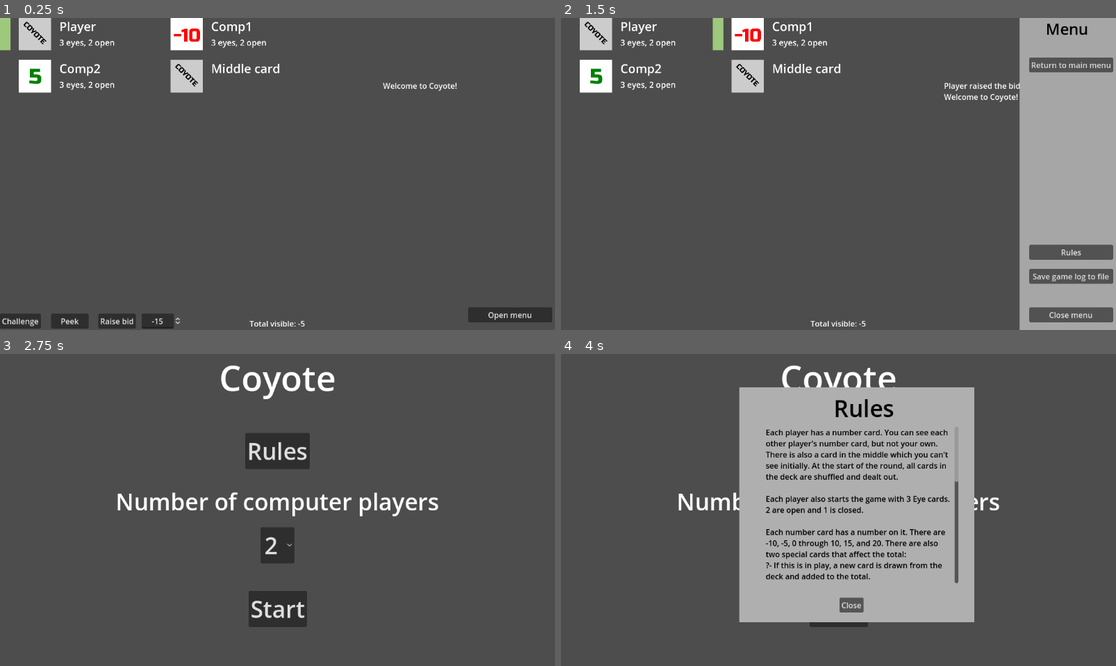
Above: before the commit, frames 1-4 (two rows, left to right).
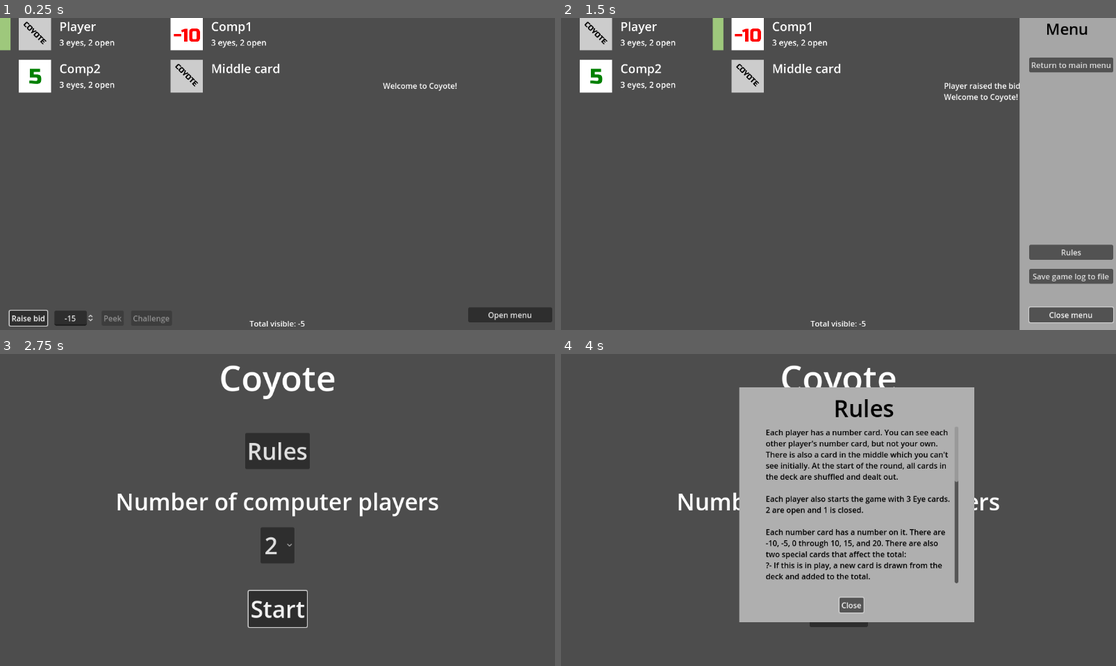
Above: after the commit, the same moments.

Repository: mkblumenau/coyote-godot
Game: Godot game, scene res://gameplay.tscn
The game is run twice, just before and just after one commit, with the same random seed, the same clock (stepped at 60 frames per second) and the same inputs. This scene is started directly instead of the project's main scene.
Inputs:
- Up to frame 1 (0.25 s): no input
- Up to frame 2 (1.5 s): click "Raise bid" at 0.5 s; click "Open menu" at 1.25 s
- Up to frame 3 (2.75 s): click "Return to main menu" at 2 s
- Up to frame 4 (4 s): click "Rules" at 2.75 s; click "Start" at 3.5 s

The runs differ from the first frame. In frame 1, 0.9% of the frame differs, in the area x 0-33%, y 93-100%; in frame 2, less than 0.1%; in frame 3, 0.1%; in frame 4, less than 0.1%.

Commit message:
Added some UI features
UI:
- Added the ability to use the Tab key to move around the UI
- In the UI for taking a turn, buttons for actions not allowed on a turn are now disabled
- For a short time after a challenge, all cards in play are made visible

Other:
- Cleaned up some code and the arrangement of some UI items
- Added the Project Overview document

Diff:
--- a/gameplay.gd
+++ b/gameplay.gd
@@ -27,6 +27,7 @@
 func _ready():
 	randomize()
 	gameLog = $UICanvas/GameLog/VBoxContainer/GameLogText
+	$UICanvas/OpenMenuButton.grab_focus()
 	var newPlayer
 	#print(str($/root/GlobalVariables.playerCount))
 	# Create the right number of players as children.
@@ -125,6 +126,7 @@
 func setUpRound():
 	# Resets everything for a new round.
 	# However, this doesn't automatically start the turn.
+	allCardsVisible = false
 	makeDeck()
 	dealOutCards()
 	resetPeeks()
@@ -166,6 +168,7 @@
 func resetPeeks():
 	# Resets whether players peeked.
 	for player in players():
+		player.canChallengeThisRound = true
 		if player.isAlive():
 			player.canSeeMiddleCard = false
 		else:
@@ -189,7 +192,7 @@
 	if currentPlayer.isHumanPlayer:
 		# show the interface and set the minimum bid to the current + 1
 		#$UICanvas/BidInput.min_value = currentBid + 1
-		$UICanvas/BidInput.value = currentBid + 1
+		$UICanvas/PlayerUI/BidInput.value = currentBid + 1
 		showPlayerUI()
 		pass
 	else:
@@ -279,6 +282,11 @@
 	$ChallengeTimer.start()
 	# The timer is used for the coroutine in startChallenge().
 	# Basically it's there to make sure that the game pauses to wait out the challenge.
+
+	# Setting allCardsVisible to true makes it so that players can see all cards
+	# until the start of the next round.
+	allCardsVisible = true
+
 	var challenger = currentPlayer
 	var bidder = lastLivingPlayer(currentPlayer)
 	var questionSeen = false
@@ -360,23 +368,30 @@
 
 
 func showPlayerUI():
-	$UICanvas/RaiseBidButton.show()
-	$UICanvas/PeekButton.show()
-	$UICanvas/ChallengeButton.show()
-	$UICanvas/BidInput.show()
+	$UICanvas/PlayerUI.show()
+	updatePlayerUIButtonStates()
+	$UICanvas/PlayerUI/RaiseBidButton.grab_focus()
+
+
+func updatePlayerUIButtonStates():
+	$UICanvas/PlayerUI/PeekButton.set_disabled(false)
+	if isFirstTurnOfRound or currentPlayer.eyesOpen <= 0 or currentPlayer.canSeeMiddleCard:
+		$UICanvas/PlayerUI/PeekButton.set_disabled(true)
+
+	$UICanvas/PlayerUI/ChallengeButton.set_disabled(false)
+	if isFirstTurnOfRound or currentPlayer.canChallengeThisRound == false:
+		$UICanvas/PlayerUI/ChallengeButton.set_disabled(true)
 
 
 func hidePlayerUI():
-	$UICanvas/RaiseBidButton.hide()
-	$UICanvas/PeekButton.hide()
-	$UICanvas/ChallengeButton.hide()
-	$UICanvas/BidInput.hide()
+	$UICanvas/PlayerUI.hide()
+	$UICanvas/OpenMenuButton.grab_focus()
 
 
 func _on_raise_bid_button_pressed():
 	hidePlayerUI()
-	if $UICanvas/BidInput.value > currentBid:
-		raiseBid($UICanvas/BidInput.value)
+	if $UICanvas/PlayerUI/BidInput.value > currentBid:
+		raiseBid($UICanvas/PlayerUI/BidInput.value)
 	else:
 		raiseBid(currentBid + 1)
 
@@ -393,6 +408,7 @@
 		if currentPlayer.eyesOpen > 0:
 			if currentPlayer.canChallengeThisRound:
 				currentPlayer.peek()
+	updatePlayerUIButtonStates()
 
 
 func _on_return_to_main_button_pressed():
@@ -401,12 +417,18 @@
 
 func _on_open_menu_button_pressed():
 	$Menu.show()
+	$Menu/CloseMenuButton.grab_focus()
 
 
 func _on_close_menu_button_pressed():
 	$Menu.hide()
+	$UICanvas/PlayerUI/RaiseBidButton.grab_focus()
 
 
 func _on_rules_button_pressed():
 	$RulesMenu.show()
 	$Menu.hide()
+
+
+func _on_close_button_pressed():
+	$UICanvas/PlayerUI/RaiseBidButton.grab_focus()
--- a/gameplay.tscn
+++ b/gameplay.tscn
@@ -46,41 +46,6 @@
 fit_content = true
 script = ExtResource("4_qwqk2")
 
-[node name="RaiseBidButton" type="Button" parent="UICanvas"]
-visible = false
-offset_left = 204.0
-offset_top = 614.0
-offset_right = 282.0
-offset_bottom = 645.0
-text = "Raise bid"
-
-[node name="PeekButton" type="Button" parent="UICanvas"]
-visible = false
-offset_left = 106.0
-offset_top = 614.0
-offset_right = 184.0
-offset_bottom = 645.0
-text = "Peek"
-
-[node name="ChallengeButton" type="Button" parent="UICanvas"]
-visible = false
-offset_top = 614.0
-offset_right = 85.0
-offset_bottom = 645.0
-text = "Challenge"
-
-[node name="BidInput" type="SpinBox" parent="UICanvas"]
-visible = false
-offset_left = 294.0
-offset_top = 614.0
-offset_right = 377.063
-offset_bottom = 645.0
-min_value = -15.0
-rounded = true
-alignment = 1
-update_on_text_changed = true
-select_all_on_focus = true
-
 [node name="TotalVisibleToPlayer" type="Label" parent="UICanvas"]
 anchors_preset = 7
 anchor_left = 0.5
@@ -101,7 +66,41 @@
 offset_top = 601.0
 offset_right = 1146.0
 offset_bottom = 632.0
+focus_previous = NodePath("../PlayerUI/ChallengeButton")
 text = "Open menu"
+
+[node name="PlayerUI" type="HBoxContainer" parent="UICanvas"]
+visible = false
+anchors_preset = 2
+anchor_top = 1.0
+anchor_bottom = 1.0
+offset_left = 20.0
+offset_top = -40.0
+offset_right = 357.0
+offset_bottom = -9.0
+grow_vertical = 0
+theme_override_constants/separation = 15
+
+[node name="RaiseBidButton" type="Button" parent="UICanvas/PlayerUI"]
+layout_mode = 2
+text = "Raise bid"
+
+[node name="BidInput" type="SpinBox" parent="UICanvas/PlayerUI"]
+layout_mode = 2
+min_value = -15.0
+rounded = true
+alignment = 1
+update_on_text_changed = true
+select_all_on_focus = true
+
+[node name="PeekButton" type="Button" parent="UICanvas/PlayerUI"]
+layout_mode = 2
+text = "Peek"
+
+[node name="ChallengeButton" type="Button" parent="UICanvas/PlayerUI"]
+layout_mode = 2
+focus_next = NodePath("../../OpenMenuButton")
+text = "Challenge"
 
 [node name="Menu" type="CanvasLayer" parent="."]
 visible = false
@@ -128,37 +127,46 @@
 offset_top = 82.0
 offset_right = 1146.0
 offset_bottom = 113.0
+focus_next = NodePath("../RulesButton")
 text = "Return to main menu"
+
+[node name="RulesButton" type="Button" parent="Menu"]
+offset_left = 972.0
+offset_top = 471.0
+offset_right = 1146.0
+offset_bottom = 502.0
+focus_next = NodePath("../SaveToFileButton")
+focus_previous = NodePath("../ReturnToMainButton")
+text = "Rules"
+
+[node name="SaveToFileButton" type="Button" parent="Menu"]
+offset_left = 972.0
+offset_top = 521.0
+offset_right = 1146.0
+offset_bottom = 552.0
+focus_next = NodePath("../CloseMenuButton")
+focus_previous = NodePath("../RulesButton")
+text = "Save game log to file"
 
 [node name="CloseMenuButton" type="Button" parent="Menu"]
 offset_left = 972.0
 offset_top = 601.0
 offset_right = 1146.0
 offset_bottom = 632.0
+focus_previous = NodePath("../SaveToFileButton")
 text = "Close menu"
-
-[node name="SaveToFileButton" type="Button" parent="Menu"]
-offset_left = 972.0
-offset_top = 521.0
-offset_right = 1146.0
-offset_bottom = 552.0
-text = "Save game log to file"
-
-[node name="RulesButton" type="Button" parent="Menu"]
-offset_left = 972.0
-offset_top = 471.0
-offset_right = 1146.0
-offset_bottom = 502.0
-text = "Rules"
 
 [node name="RulesMenu" parent="." instance=ExtResource("5_0g5hf")]
 visible = false
 
-[connection signal="pressed" from="UICanvas/RaiseBidButton" to="." method="_on_raise_bid_button_pressed"]
-[connection signal="pressed" from="UICanvas/PeekButton" to="." method="_on_peek_button_pressed"]
-[connection signal="pressed" from="UICanvas/ChallengeButton" to="." method="_on_challenge_button_pressed"]
 [connection signal="pressed" from="UICanvas/OpenMenuButton" to="." method="_on_open_menu_button_pressed"]
+[connection signal="pressed" from="UICanvas/PlayerUI/RaiseBidButton" to="." method="_on_raise_bid_button_pressed"]
+[connection signal="pressed" from="UICanvas/PlayerUI/PeekButton" to="." method="_on_peek_button_pressed"]
+[connection signal="pressed" from="UICanvas/PlayerUI/ChallengeButton" to="." method="_on_challenge_button_pressed"]
 [connection signal="pressed" from="Menu/ReturnToMainButton" to="." method="_on_return_to_main_button_pressed"]
+[connection signal="pressed" from="Menu/RulesButton" to="." method="_on_rules_button_pressed"]
+[connection signal="pressed" from="Menu/SaveToFileButton" to="UICanvas/GameLog/VBoxContainer/GameLogText" method="_on_save_to_file_button_pressed"]
 [connection signal="pressed" from="Menu/CloseMenuButton" to="." method="_on_close_menu_button_pressed"]
-[connection signal="pressed" from="Menu/SaveToFileButton" to="UICanvas/GameLog/VBoxContainer/GameLogText" method="_on_save_to_file_button_pressed"]
-[connection signal="pressed" from="Menu/RulesButton" to="." method="_on_rules_button_pressed"]
+[connection signal="pressed" from="RulesMenu/CloseButton" to="." method="_on_close_button_pressed"]
+
+[editable path="RulesMenu"]
--- a/main_menu.gd
+++ b/main_menu.gd
@@ -3,6 +3,7 @@
 
 # Called when the node enters the scene tree for the first time.
 func _ready():
+	$StartGameButton.grab_focus()
 	pass # Replace with function body.
 
 
@@ -21,3 +22,8 @@
 
 func _on_rules_button_pressed():
 	$RulesMenu.show()
+	$RulesMenu/CloseButton.grab_focus()
+
+
+func _on_close_button_pressed():
+	$StartGameButton.grab_focus()
--- a/main_menu.tscn
+++ b/main_menu.tscn
@@ -32,6 +32,8 @@
 offset_bottom = 111.0
 grow_horizontal = 2
 grow_vertical = 2
+focus_next = NodePath("../StartGameButton")
+focus_previous = NodePath("../RulesButton")
 theme_override_font_sizes/font_size = 48
 item_count = 5
 selected = 1
@@ -73,6 +75,7 @@
 offset_bottom = -81.0
 grow_horizontal = 2
 grow_vertical = 0
+focus_previous = NodePath("../ChoosePlayerCount")
 theme_override_font_sizes/font_size = 48
 text = "Start"
 
@@ -88,6 +91,7 @@
 offset_bottom = -409.0
 grow_horizontal = 2
 grow_vertical = 0
+focus_next = NodePath("../ChoosePlayerCount")
 theme_override_font_sizes/font_size = 48
 text = "Rules"
 
@@ -97,3 +101,6 @@
 [connection signal="item_selected" from="ChoosePlayerCount" to="." method="_on_option_button_item_selected"]
 [connection signal="pressed" from="StartGameButton" to="." method="_on_start_game_button_pressed"]
 [connection signal="pressed" from="RulesButton" to="." method="_on_rules_button_pressed"]
+[connection signal="pressed" from="RulesMenu/CloseButton" to="." method="_on_close_button_pressed"]
+
+[editable path="RulesMenu"]
--- a/middle_card.gd
+++ b/middle_card.gd
@@ -1,9 +1,11 @@
 extends Control
 
 var card = 0
+var gameplayScript
 
 # Called when the node enters the scene tree for the first time.
 func _ready():
+	gameplayScript = $/root/Gameplay # get the script for the main gameplay actions
 	pass # Replace with function body.
 
 
@@ -19,9 +21,12 @@
 	var path = "res://assets/images/cards/"
 	var isVisible = true
 
-	for p in playersList():
+	for p in gameplayScript.players():
 		if p.isUIPlayer and not p.canSeeMiddleCard:
 			isVisible = false
+
+	if gameplayScript.allCardsVisible:
+		isVisible = true
 
 	if isVisible:
 		# Placeholders for before I import the values into/from the game manager.
@@ -37,13 +42,3 @@
 	path += ".png"
 	#print(path)
 	$Sprite2D.set_texture(load(path))
-
-
-func playersList():
-	var tempList = get_parent().get_children()
-	var output = []
-	for i in tempList:
-		if i.is_in_group("Player"):
-			output.append(i)
-
-	return output
--- a/player.gd
+++ b/player.gd
@@ -149,7 +149,7 @@
 
 	if isAlive():
 		$Sprite2D.show()
-		if isUIPlayer:
+		if isUIPlayer and not gameplayScript.allCardsVisible:
 			path += "Back"
 		else:
 			if card == 99:
Not shown, added: Project_Overview.txt
Not shown, changed: TODO_Coyote_Godot.txt
